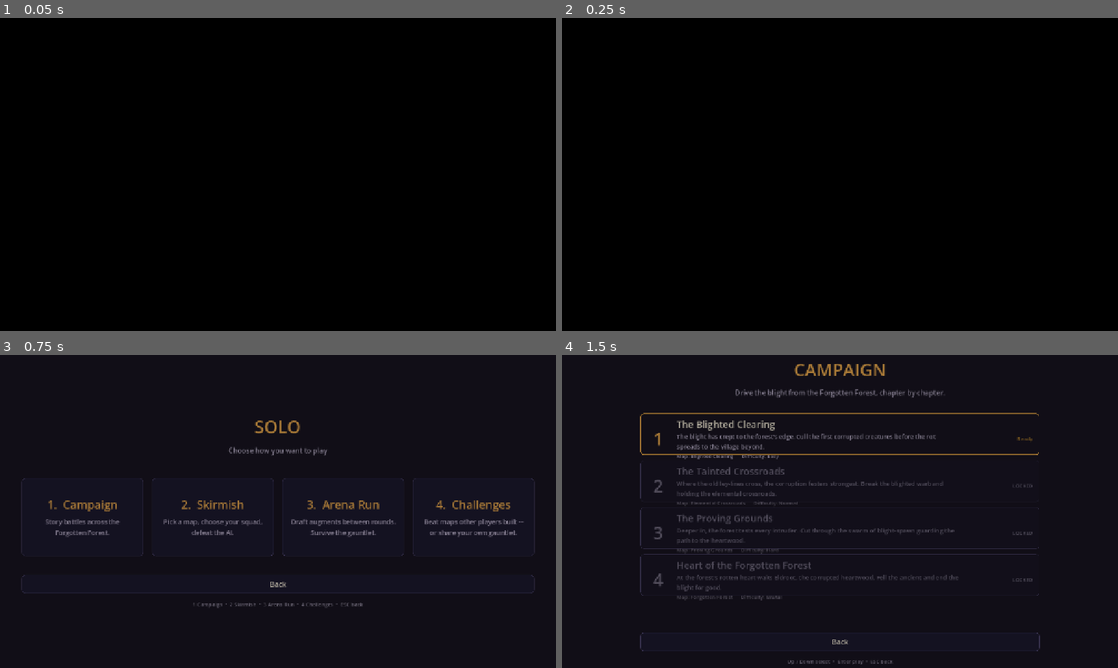
Above: before the commit, frames 1-4 (two rows, left to right).
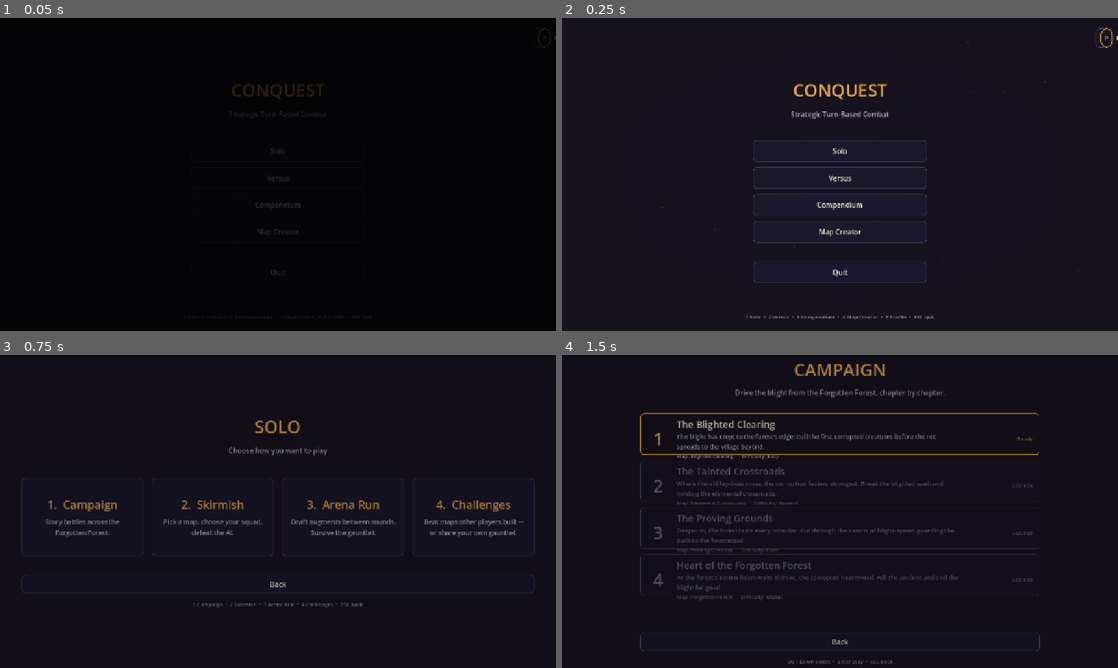
Above: after the commit, the same moments.

Repository: K-ennethA/Conquest
Game: Godot game, scene res://menus/MainMenu.tscn
The game is run twice, just before and just after one commit, with the same random seed, the same clock (stepped at 60 frames per second) and the same inputs.
Inputs (mouse positions are in pixels of both pictures, inside the frame that each line leads up to):
- Up to frame 1 (0.05 s): no input
- Up to frame 2 (0.25 s): no input
- Up to frame 3 (0.75 s): click "Solo" at 0.5 s
- Up to frame 4 (1.5 s): click (645, 517) at 1.25 s

The runs differ from the first frame. In frame 1, 0.5% of the frame differs, in the area x 39-100%, y 3-96%; in frame 2, 100%, in the area x 0-100%, y 0-100%; in frame 3, nothing differs; in frame 4, nothing differs.

Commit message:
Fix black screen on startup: boot scene invisible to node_added listeners
Root cause (verified live with instrumentation): at startup, Godot adds every
autoload AND the main scene to the tree BEFORE any autoload's _ready runs.
SceneFade connected its scene-arrival listener in _ready, so the boot scene
never triggered the first fade-in and the opaque black overlay stayed up
forever - splash, then black. Headless gates could never catch it: the
overlay is only built when a display exists.

Fix: SceneFade kicks the boot fade-in explicitly (call_deferred from _ready,
landing after the boot cascade); runtime scene swaps keep riding node_added,
which works once connected. AudioManager had the identical hole - menu music
would only start after the first scene CHANGE, never on boot - fixed with the
same deferred kick (battle-state guarded). Comments on both connections now
document the boot-order constraint so the next mirror of this pattern doesn't
inherit the bug.

Verified: live windowed run boots clean; suite unchanged.

Co-Authored-By: Claude Opus 4.8 <noreply@anthropic.com>

Diff:
--- a/game/audio/AudioManager.gd
+++ b/game/audio/AudioManager.gd
@@ -131,9 +131,15 @@
 
 	# Global menu-button audio wiring (zero per-menu edits): watch every node
 	# entering the tree for BaseButtons (hover/confirm/back cues) and for
-	# scene-root swaps (menu music). Connecting here, before the project's
-	# main scene is ever added, means even the very first boot scene is caught.
+	# scene-root swaps (menu music). NOTE: this canNOT catch the BOOT scene -
+	# at startup every autoload AND the main scene enter the tree before any
+	# autoload's _ready runs (verified live while fixing the stuck-black
+	# SceneFade bug), so the initial menu-music kick is done explicitly below.
 	get_tree().node_added.connect(_on_scene_tree_node_added)
+	# Boot-scene kick: start menu music for the very first scene (deferred so
+	# the whole boot cascade - including the battle-state signals that would
+	# set _in_battle - lands first). Runtime scene swaps ride the signal above.
+	call_deferred("_kick_boot_menu_music")
 
 func _build_players() -> void:
 	for i in sfx_voice_count:
@@ -201,6 +207,12 @@
 ## Pass null to clear the override and fall back to library.music_menu (also
 ## likely null today -- see the class doc TODO). If a non-battle scene is
 ## currently active, this re-evaluates immediately.
+## Boot-scene menu-music kick - see the note at the node_added connection in _ready.
+func _kick_boot_menu_music() -> void:
+	if not _in_battle:
+		_crossfade_menu_music(_resolve_menu_music())
+
+
 func set_menu_music(stream: AudioStream) -> void:
 	_menu_music_override = stream
 	if not _in_battle:
--- a/project.godot
+++ b/project.godot
@@ -17,10 +17,9 @@
 config/name="Conquest"
 run/main_scene="res://menus/MainMenu.tscn"
 config/features=PackedStringArray("4.6", "Forward Plus")
-config/icon="res://icon.svg"
 boot_splash/bg_color=Color(0.0901961, 0.0784314, 0.121569, 1)
 boot_splash/image="res://assets/branding/splash.png"
-boot_splash/fullsize=true
+config/icon="res://icon.svg"
 
 [autoload]
 
--- a/systems/SceneFade.gd
+++ b/systems/SceneFade.gd
@@ -67,9 +67,15 @@
 
 	_build_rect()
 
-	# Connect BEFORE the project's main scene is ever added (autoloads _ready before the main
-	# scene is instanced), so even the very first boot scene fades in. See class doc.
+	# Catches every RUNTIME scene swap (change_scene_to_file targets). It can NOT catch
+	# the BOOT scene: at startup the engine adds every autoload AND the main scene to the
+	# tree BEFORE any autoload's _ready runs, so this connection exists only after the
+	# first scene has already entered (verified live: the boot scene never fires this,
+	# leaving the overlay opaque black forever - the "screen stays black" bug).
 	get_tree().node_added.connect(_on_scene_tree_node_added)
+	# ...so the boot scene's fade-in is kicked explicitly, deferred to land after the
+	# whole boot cascade settles.
+	call_deferred("_fade_in")
 
 
 func _build_rect() -> void:
